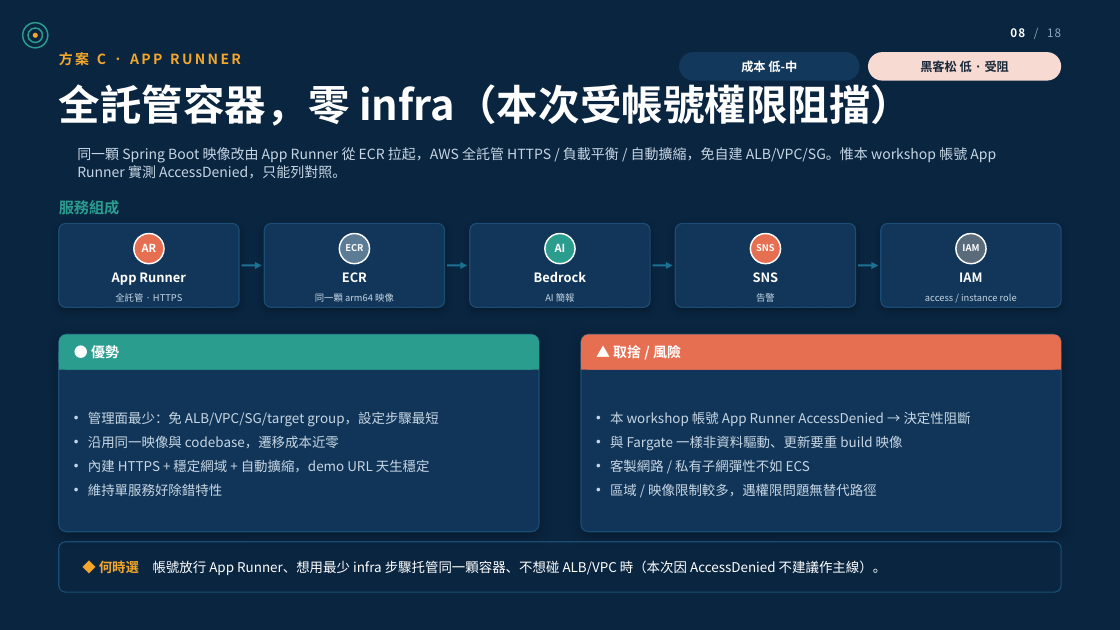
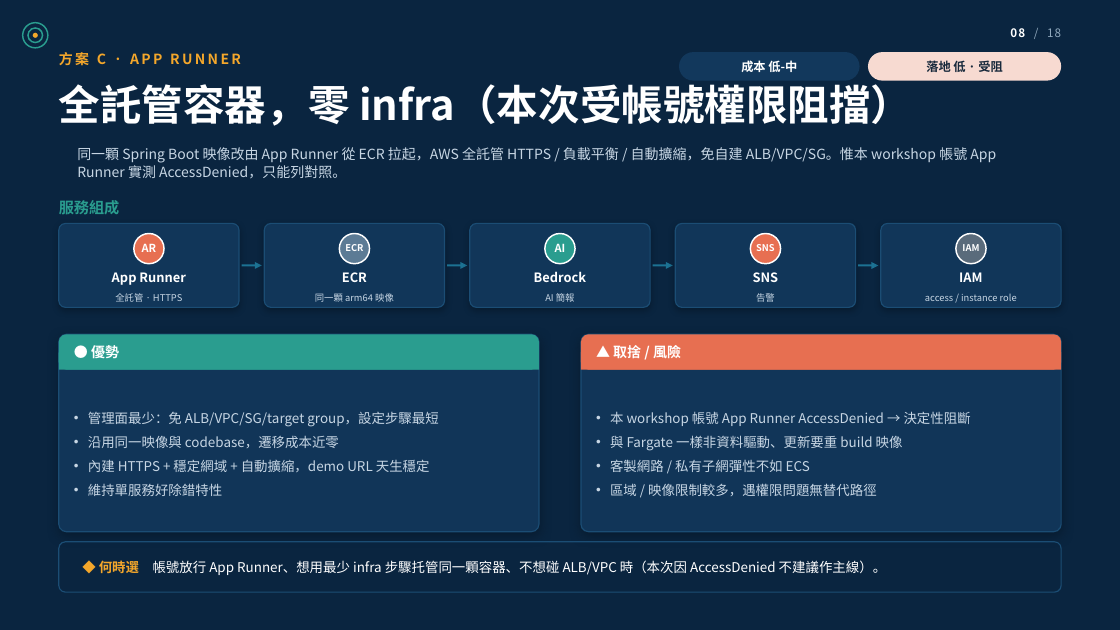
Before and after one commit to wsx5031060310guy/fleetmind-yang-ming-hackathon, a slide deck: slide 8 of apps/api/src/main/resources/static/deck/fleetmind-aws-architecture.pptx. Drawn at 1120x630 pixels with LibreOffice and Linux fonts; fonts in the diff are those of the drawing; background and template pictures are left out. Boxes give left, top, right and bottom in pixels: in the first picture for what was removed or moved away, otherwise in the second. Text is boxed around its words. In the diff, an @@ line names an element or a change of style, - is before the commit and + after.

```diff
--- a/apps/api/src/main/resources/static/deck/fleetmind-aws-architecture.pptx
+++ b/apps/api/src/main/resources/static/deck/fleetmind-aws-architecture.pptx
@@ text at <box>926,58,1002,75</box>: text changed @@
-黑客松 低 · 受阻
+落地 低 · 受阻
```
Also in this commit, not shown: 7 other slides changed, 33 other files.
